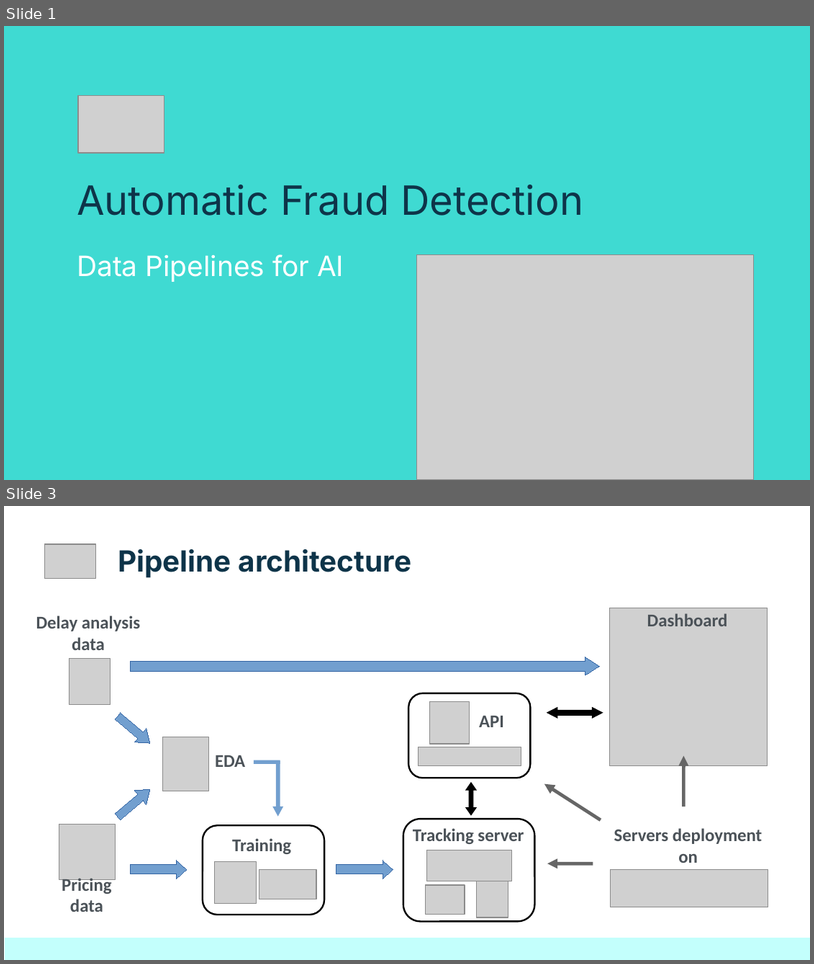
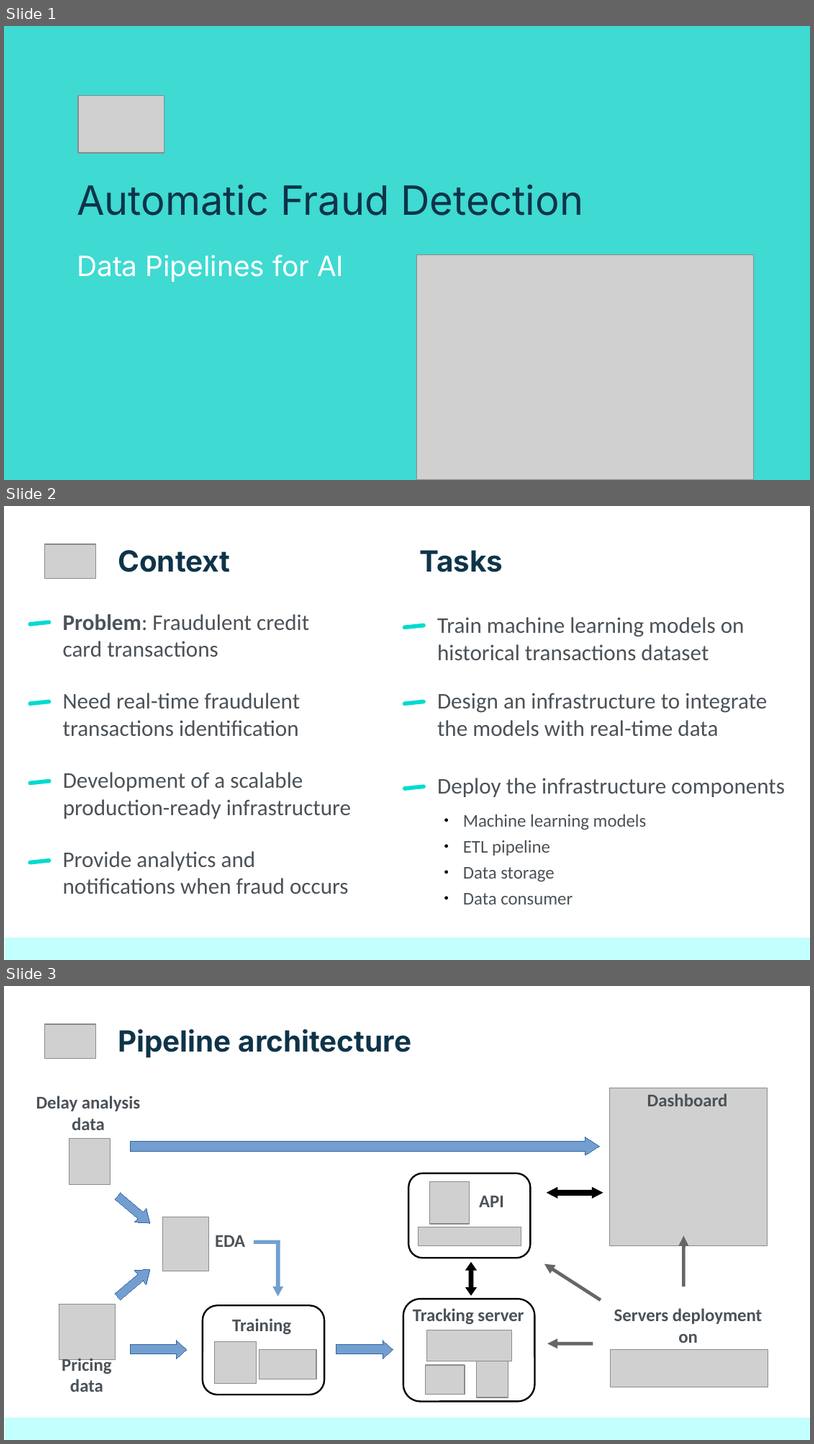
Before and after one commit to netesf13d/jedha-projects, a slide deck: 2-03-Automatic_Fraud_Detection/presentation/Presentation - 2-03 - Automatic Fraud Detection.odp. Shown one above the other, each under a label of ours: slides 1 and 3 before the commit, slides 1, 2 and 3 after it; the slides between them are not shown. The pictures are 814x964 and 814x1444 pixels, drawn with LibreOffice and Linux fonts; fonts in the diff are those of the drawing; grey boxes stand for pictures. Boxes give left, top, right and bottom in pixels: in the first picture for what was removed or moved away, otherwise in the second. Text is boxed around its words. In the diff, an @@ line names an element or a change of style, - is before the commit and + after.

```diff
--- a/2-03-Automatic_Fraud_Detection/presentation/Presentation - 2-03 - Automatic Fraud Detection.odp
+++ b/2-03-Automatic_Fraud_Detection/presentation/Presentation - 2-03 - Automatic Fraud Detection.odp
@@ slide 2 added at [4, 506, 810, 960], background #FFFFFF @@
@@ picture added at [45, 544, 96, 578] @@
@@ title added at [118, 550, 230, 572], 26 pt, text #0E3449, bold @@
+Context
@@ title added at [419, 550, 503, 572], 26 pt, text #0E3449, bold @@
+Tasks
@@ rounded rectangle added at [28, 620, 52, 626], fill #00DBD0 @@
@@ title added at [63, 614, 309, 656], 20 pt, text #4B5258 @@
+Problem: Fraudulent credit card transactions
@@ rounded rectangle added at [403, 623, 427, 630], fill #00DBD0 @@
@@ title added at [437, 617, 745, 660], 20 pt, text #4B5258 @@
+Train machine learning models on historical transactions dataset
@@ rounded rectangle added at [28, 699, 52, 705], fill #00DBD0 @@
@@ title added at [63, 692, 300, 736], 20 pt, text #4B5258 @@
+Need real-time fraudulent transactions identification
@@ rounded rectangle added at [403, 699, 427, 705], fill #00DBD0 @@
@@ title added at [437, 692, 767, 736], 20 pt, text #4B5258 @@
+Design an infrastructure to integrate the models with real-time data
@@ rounded rectangle added at [28, 778, 52, 785], fill #00DBD0 @@
@@ title added at [63, 772, 351, 818], 20 pt, text #4B5258 @@
+Development of a scalable production-ready infrastructure
@@ rounded rectangle added at [403, 784, 427, 790], fill #00DBD0 @@
@@ title added at [437, 777, 785, 797], 20 pt, text #4B5258 @@
+Deploy the infrastructure components
@@ text added at [463, 813, 647, 904], 16 pt, text #4B5258 @@
+● Machine learning models
+● ETL pipeline
+● Data storage
+● Data consumer
@@ title added at [63, 851, 349, 893], 20 pt, text #4B5258 @@
+Provide analytics and notifications when fraud occurs
@@ rounded rectangle added at [28, 858, 52, 865], fill #00DBD0 @@
@@ rectangle added at [5, 937, 810, 959], fill #C3FFFC @@
```
Also in this commit, not shown: 1 slide changed, 3 other slides added, 4 slides removed, 12 other files.
